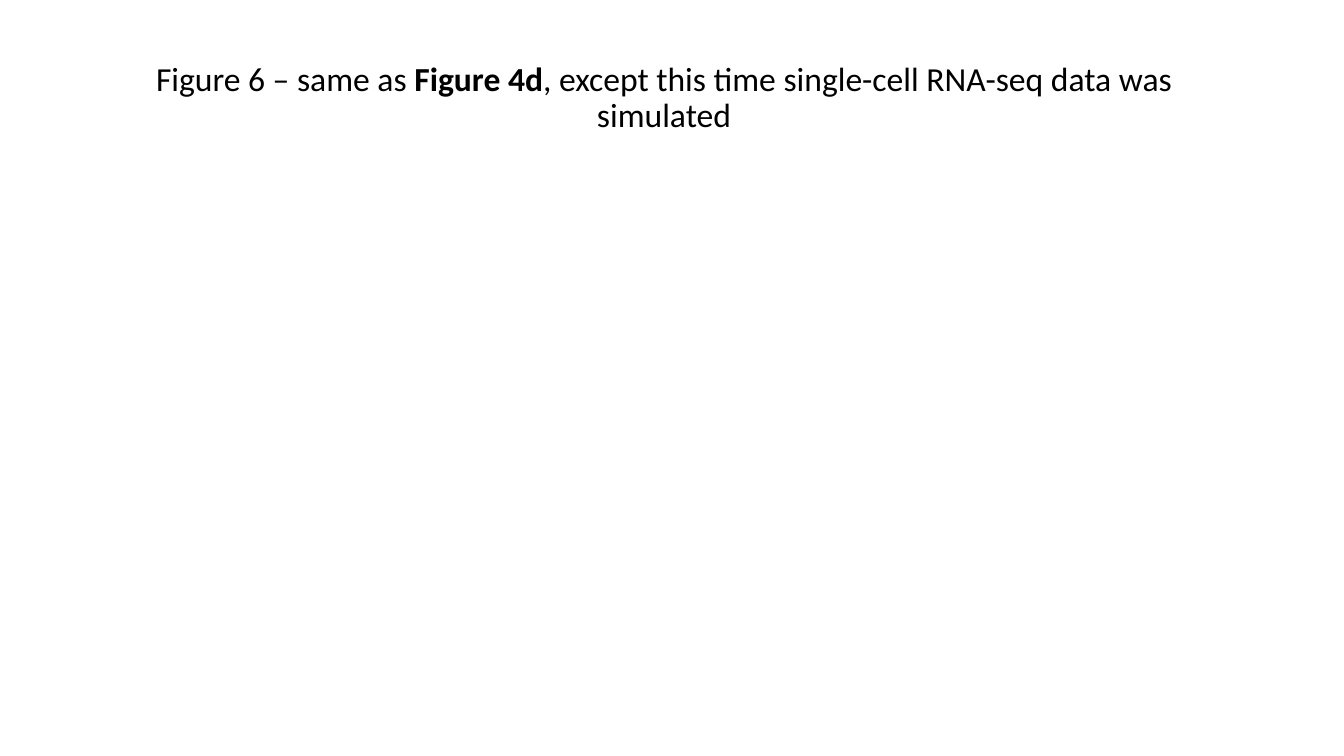
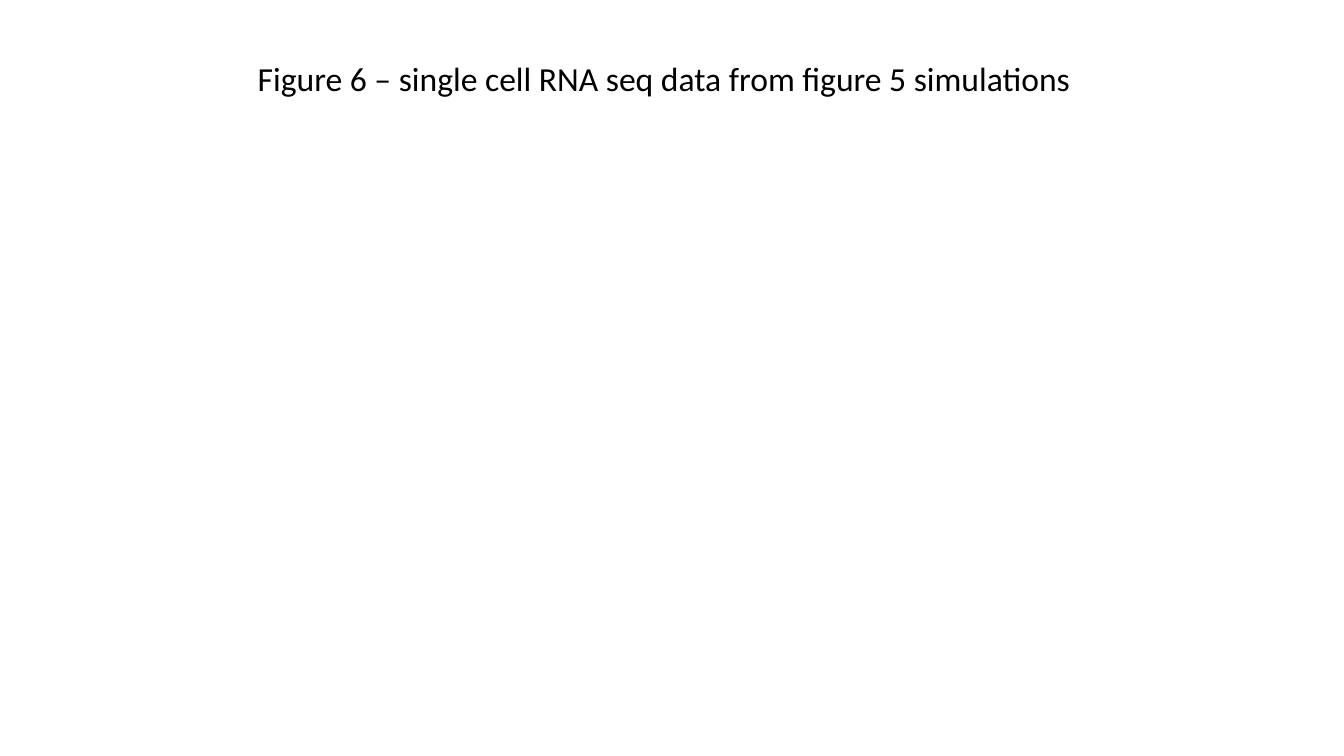
Before and after one commit to FertigLab/CancerInSilico-Figures, a slide deck: slide 12 of Figure_Overview.pptx (slide 11 before the commit). Drawn at 1344x756 pixels with LibreOffice and Linux fonts; fonts in the diff are those of the drawing. Boxes give left, top, right and bottom in pixels: in the first picture for what was removed or moved away, otherwise in the second. Text is boxed around its words. In the diff, an @@ line names an element or a change of style, - is before the commit and + after.

```diff
--- a/Figure_Overview.pptx
+++ b/Figure_Overview.pptx
@@ subtitle at [258, 67, 1070, 97]: text changed @@
-Figure 6 – same as Figure 4d, except this time single-cell RNA-seq data was simulated
+Figure 6 – single cell RNA seq data from figure 5 simulations
```
Also in this commit, not shown: 3 other slides changed, 2 slides added, 1 slide removed, 14 other files.
